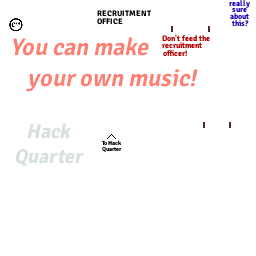
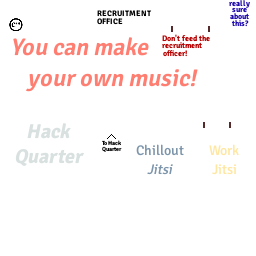
Comparing the layer stacks of the two 256×256 images. Changes:
added layer "Work ..." above "Chillout ..." over [209, 144, 239, 175]
added layer "Chillout ..." above "Quarter" over [136, 144, 184, 175]
